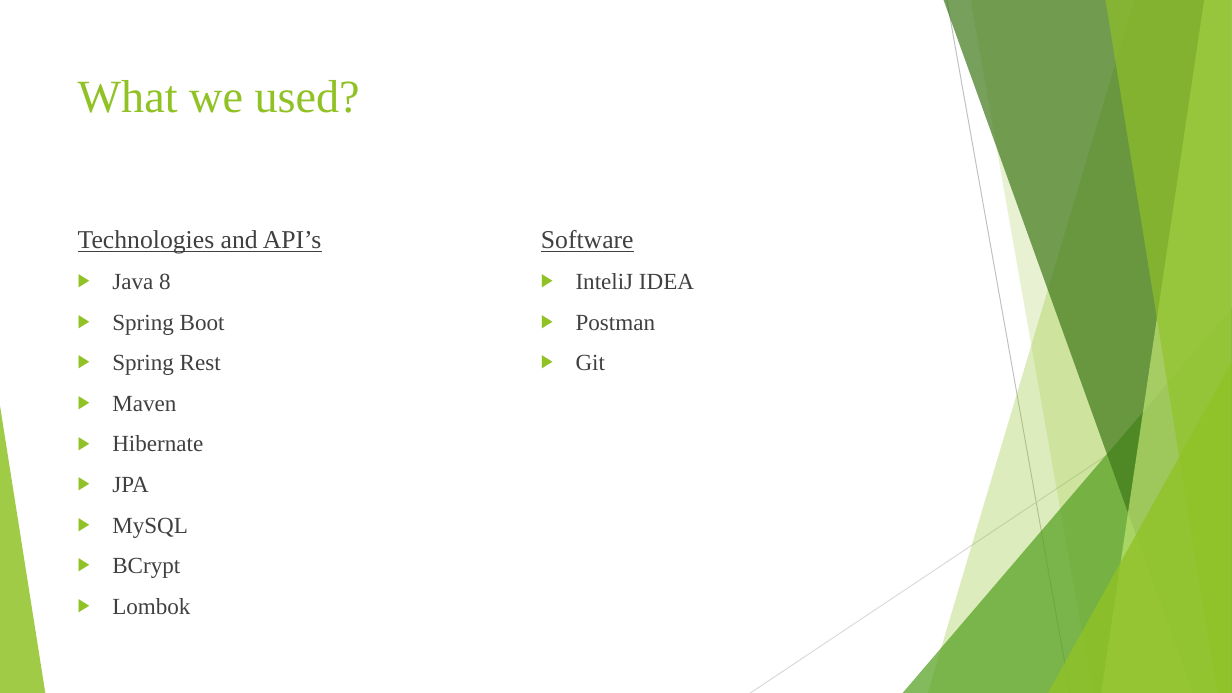
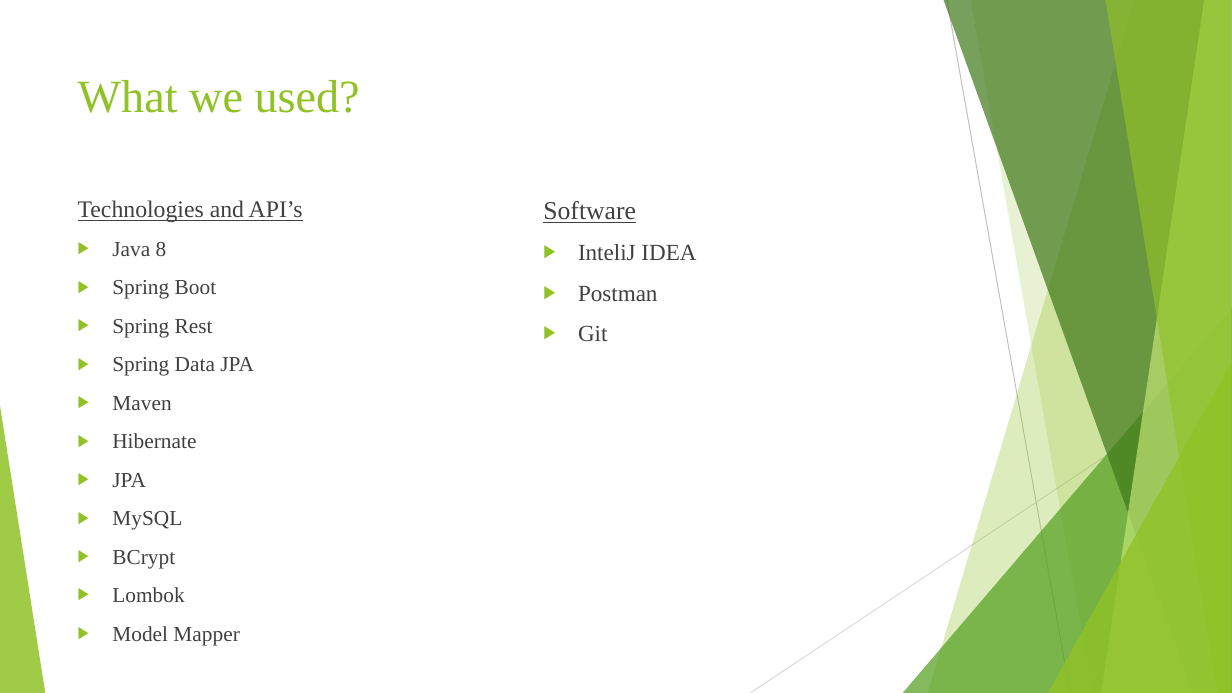
Before and after one commit to maxm1r/Maistor.bg, a slide deck: slide 3 of Maistor.bg Presentation.pptx. Drawn at 1232x693 pixels with LibreOffice and Linux fonts; fonts in the diff are those of the drawing. Boxes give left, top, right and bottom in pixels: in the first picture for what was removed or moved away, otherwise in the second. Text is boxed around its words. In the diff, an @@ line names an element or a change of style, - is before the commit and + after.

```diff
--- a/Maistor.bg Presentation.pptx
+++ b/Maistor.bg Presentation.pptx
@@ text "Technologies and API’s": place and size @@
-text "Technologies and API’s" at (78,230,322,614)
+text "Technologies and API’s" at (78,200,303,641)
@@ text at (78,200,303,602): size 20 to 18.5 pt in "Technologies and API’s"; size 18 to 16.6 pt in "Java 8", "Spring Boot", "Spring Rest", "Maven" and 5 more places @@
@@ text "Software": place and size @@
-text "Software" at (541,230,694,370)
+text "Software" at (543,201,696,341)
@@ text at (112,357,254,376): paragraph added @@
+▶ Spring Data JPA
@@ text at (112,626,168,641): paragraph added @@
+▶ Model Mapper
```
Also in this commit, not shown: 3 other slides changed, 10 other files.
